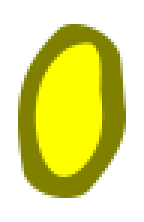
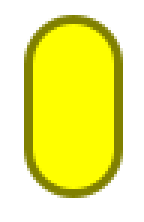
Revision of a layered 144px x 222px image; what changed, layer by layer:
removed layer "Vector Smart Object" over [18, 24, 126, 198]
added layer "Rectangle 1" above "Rectangle 1 copy" over [33, 24, 114, 189]
added layer "Rectangle 1 copy" over [24, 15, 123, 198]
